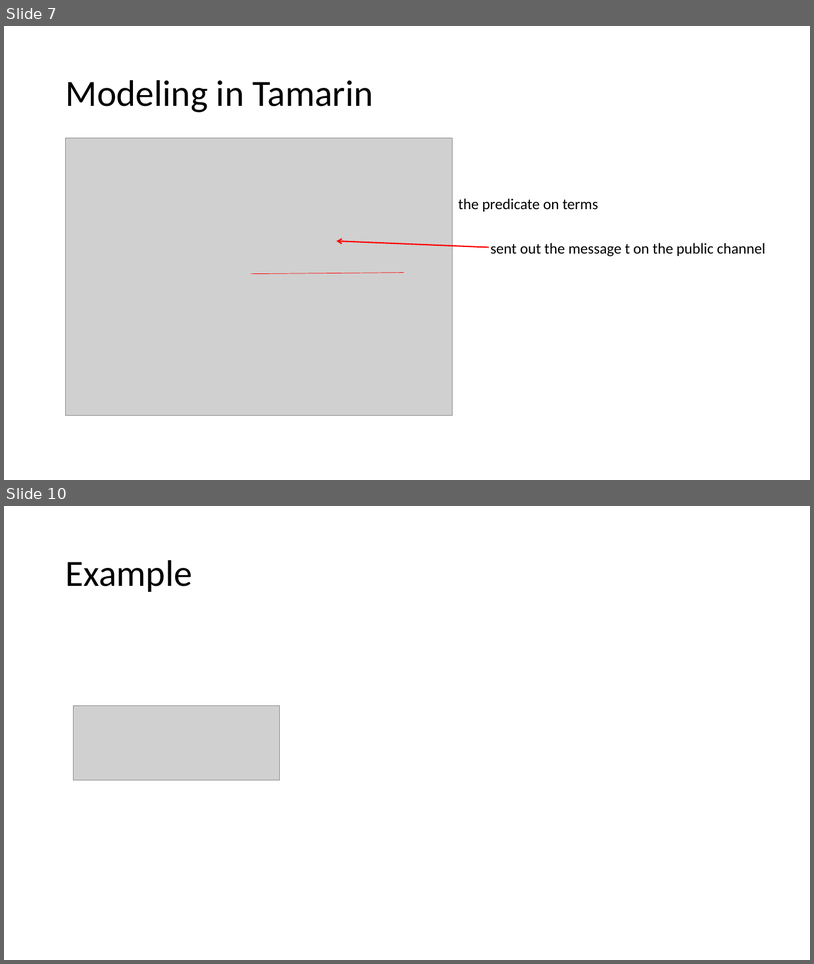
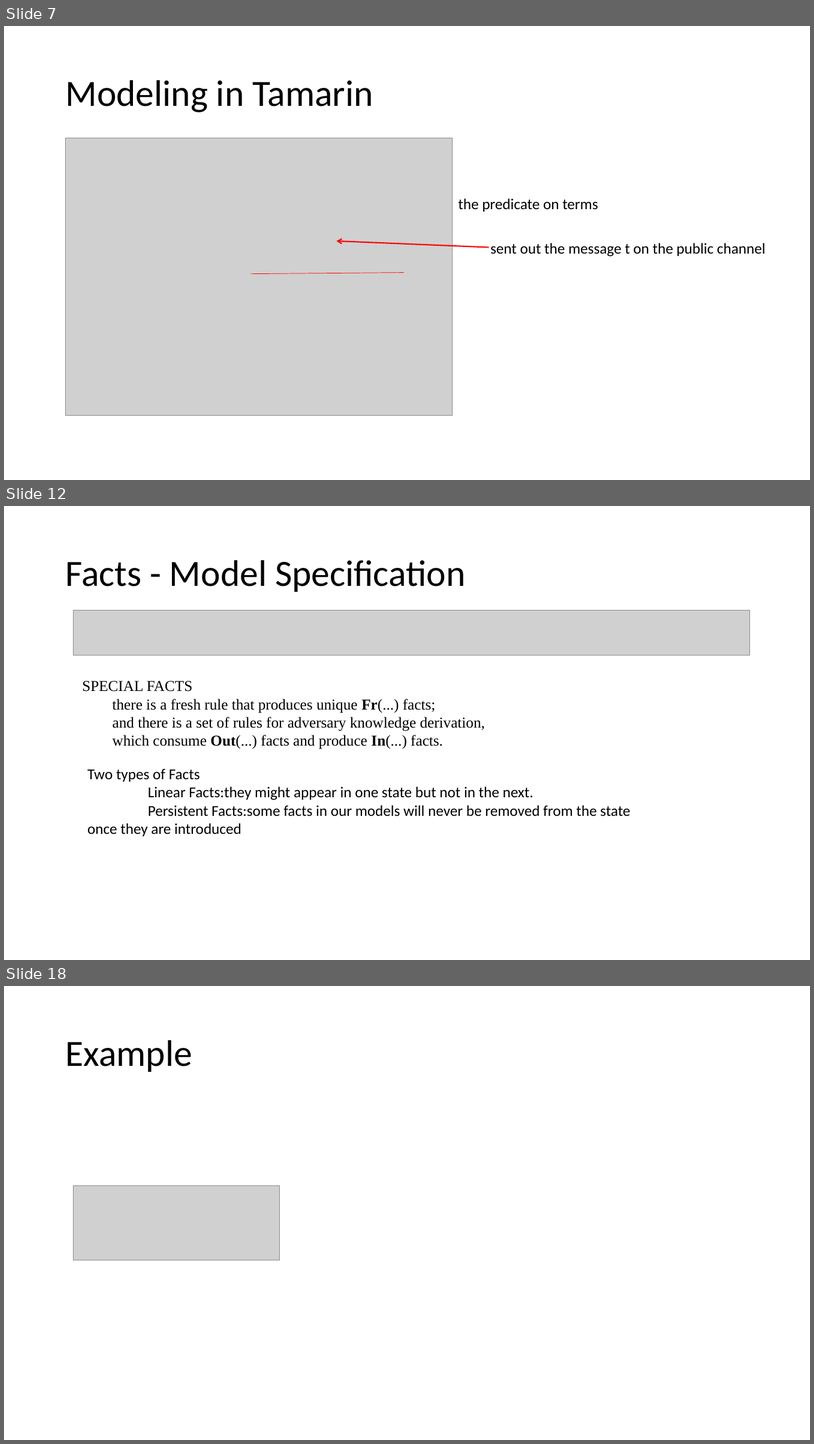
Before and after one commit to bacmive/paper_notes, a slide deck: notes1-verification tools.pptx. Shown one above the other, each under a label of ours: slides 7 and 10 before the commit, slides 7, 12 and 18 after it; the slides between them are not shown. The pictures are 814x964 and 814x1444 pixels, drawn with LibreOffice and Linux fonts; fonts in the diff are those of the drawing; grey boxes stand for pictures. Boxes give left, top, right and bottom in pixels: in the first picture for what was removed or moved away, otherwise in the second. Text is boxed around its words. In the diff, an @@ line names an element or a change of style, - is before the commit and + after.

```diff
--- a/notes1-verification tools.pptx
+++ b/notes1-verification tools.pptx
@@ slide 12 added at (4, 506, 810, 960), background #FFFFFF @@
@@ title added at (65, 560, 466, 592), 44 pt, text #000000 @@
+Facts - Model Specification
@@ picture added at (74, 610, 750, 655) @@
@@ text added at (82, 681, 485, 749), 18 pt, text #000000 @@
+SPECIAL FACTS
+  there is a fresh rule that produces unique Fr(...) facts;
+  and there is a set of rules for adversary knowledge derivation,
+  which consume Out(...) facts and produce In(...) facts.
@@ text added at (87, 768, 630, 836), 18 pt, text #000000 @@
+Two types of Facts
+Linear Facts:they might appear in one state but not in the next.
+Persistent Facts:some facts in our models will never be removed from the state once they are introduced
@@ what was slide 10 is now slide 18 @@
```
Also in this commit, not shown: 9 slides changed, 8 other slides added, 1 other file.
